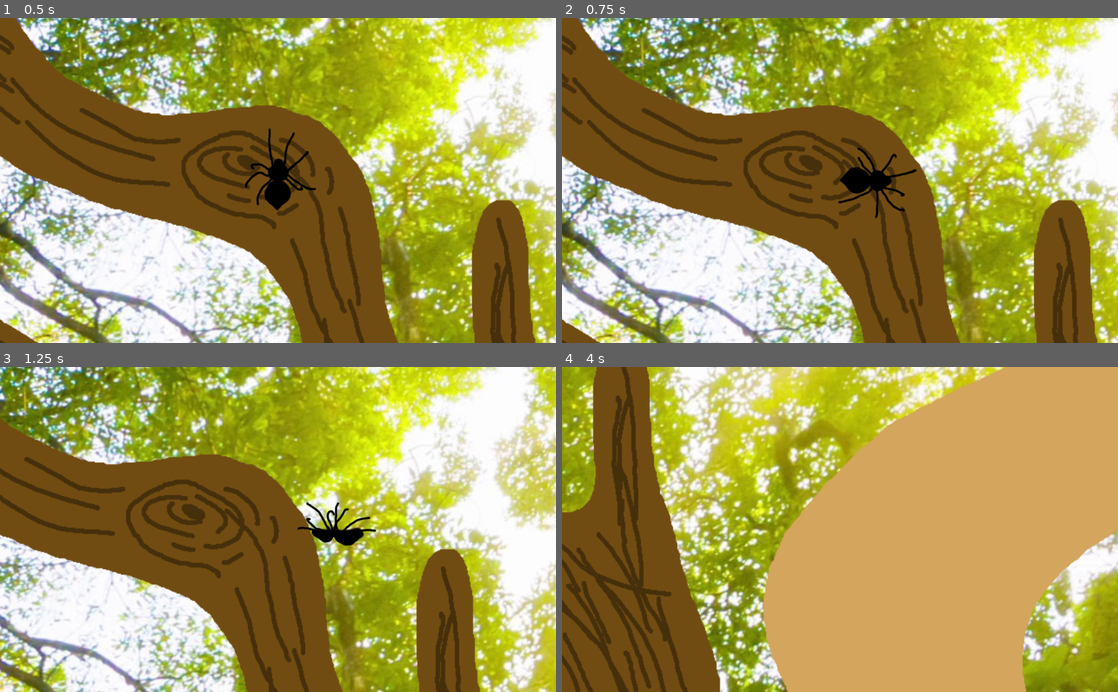
Above: before the commit, frames 1-4 (two rows, left to right).
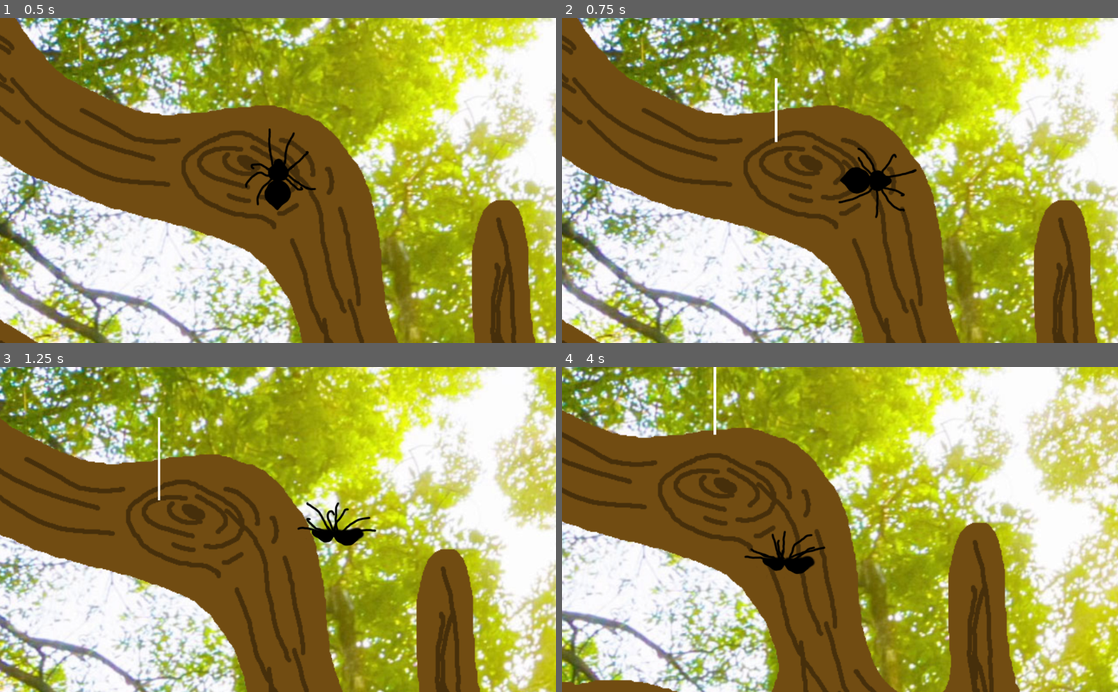
Above: after the commit, the same moments.

Repository: MarmotaGames/aracnotopia
Game: Godot game, scene res://levels/main/main.tscn
Two runs of this game, one before a commit and one after it. Both use one fixed random seed, a clock stepped at 60 frames per second and the inputs below.
Inputs (mouse positions are in pixels of both pictures, inside the frame that each line leads up to):
- Up to frame 1 (0.5 s): no input
- Up to frame 2 (0.75 s): tap Enter at 0.5 s; move the mouse to (962, 164) at 0.52 s; press the mouse at (962, 164) at 0.53 s; hold Right (ui_right) from 0.53 s (still down)
- Up to frame 3 (1.25 s): keep holding Right (ui_right)
- Up to frame 4 (4 s): move the mouse to (728, 545) at 1.27 s; release Right (ui_right) at 1.28 s; release the mouse at (728, 545) at 1.28 s; hold Down (ui_down) 1.28-2.03 s; tap Ctrl (attachOrDetachFromArea) at 1.35 s; click (728, 545) at 1.55 s; move the mouse to (895, 458) at 2.02 s; press the mouse at (895, 458) at 2.03 s; hold Right (ui_right) 2.03-2.78 s; tap L (excreteOrLeaveWeb) at 2.1 s; move the mouse to (812, 594) at 2.77 s; release the mouse at (812, 594) at 2.78 s; hold Up (ui_up) 2.78-3.53 s; click (812, 594) at 2.85 s; move the mouse to (1006, 578) at 3.52 s; press the mouse at (1006, 578) at 3.53 s; hold Left (ui_left) from 3.53 s (still down)

Frame 1 is identical in both runs. In frame 2, 0.1% of the frame differs, in the area x 38-39%, y 18-39%; in frame 3, 0.1%; in frame 4, 93%, in the area x 0-100%, y 0-100%.
Error after the commit: Attempt to call function 'get_global_position' in base 'null instance' on a null instance. (res://web/Web.gd:68)

Commit message:
Create the web launch mechanic and the attachment with the stone

Diff:
--- a/GodotProject/areas/ContactArea.gd
+++ b/GodotProject/areas/ContactArea.gd
@@ -1,6 +1,9 @@
 extends Area2D
 
 onready var spiderNode = get_node("../../Spider")
+onready var stonePinJointNode
+onready var webNode
+onready var webPinJointNode
 
 func _on_ContactArea_area_entered(area):
 #	print(area.name, " entrouuu")
@@ -13,3 +16,16 @@
 		spiderNode.spiderInArea = false
 		if not spiderNode.spiderOnWeb:
 			spiderNode.fall = true
+
+func _on_StoneArea_area_entered(area):
+	if area.name == "WebArea":
+		stonePinJointNode = get_node("../PinJoint2D")
+		webNode = get_node("../../Web")
+		webPinJointNode = get_node("../../Web/PinJoint2D")
+
+		spiderNode.spiderOnWeb = true
+		spiderNode.spiderIsLaunchingWeb = false
+		stonePinJointNode.set_node_b("../../Web")
+		webPinJointNode.set_node_b("../../Spider")
+
+		webNode.set_gravity_scale(5)
--- a/GodotProject/levels/newWebTest/launchWebTest.tscn
+++ b/GodotProject/levels/newWebTest/launchWebTest.tscn
@@ -9,6 +9,7 @@
 [node name="Spider" parent="." index="0" instance=ExtResource( 1 )]
 
 position = Vector2( 225.855, 442.582 )
+z_index = 1
 _sections_unfolded = [ "Collision", "Linear", "Transform", "Z Index" ]
 
 [node name="Plataforma" parent="." index="1" instance=ExtResource( 2 )]
@@ -20,7 +21,7 @@
 
 [node name="Plataforma2" parent="." index="2" instance=ExtResource( 2 )]
 
-position = Vector2( 503.709, 475 )
+position = Vector2( 751.692, 475 )
 scale = Vector2( 3.5, 3.5 )
 z_index = -1
 _sections_unfolded = [ "Region", "Transform", "Visibility", "Z Index" ]
@@ -39,3 +40,6 @@
 
 position = Vector2( 769.933, 265 )
 _sections_unfolded = [ "Collision", "Transform" ]
+
+
+[editable path="Stone"]
--- a/GodotProject/levels/newWebTest/stretchAndMomentumTest.tscn
+++ b/GodotProject/levels/newWebTest/stretchAndMomentumTest.tscn
@@ -1,12 +1,18 @@
-[gd_scene load_steps=6 format=2]
+[gd_scene load_steps=8 format=2]
 
 [ext_resource path="res://objects/Ball.tscn" type="PackedScene" id=1]
 [ext_resource path="res://objects/Stone.tscn" type="PackedScene" id=2]
 [ext_resource path="res://objects/Plataforma.tscn" type="PackedScene" id=3]
-[ext_resource path="res://web/Web.tscn" type="PackedScene" id=4]
-[ext_resource path="res://player/Player_rigido.tscn" type="PackedScene" id=5]
+[ext_resource path="res://web/Web.gd" type="Script" id=4]
+[ext_resource path="res://assets/web/newWeb.png" type="Texture" id=5]
+[ext_resource path="res://player/Player_rigido.tscn" type="PackedScene" id=6]
 
-[node name="Node2D" type="Node2D" index="0"]
+[sub_resource type="RectangleShape2D" id=1]
+
+custom_solver_bias = 0.0
+extents = Vector2( 7.5, 116.6 )
+
+[node name="Node2D" type="Node2D"]
 
 [node name="Ball" parent="." index="0" instance=ExtResource( 1 )]
 
@@ -14,23 +20,85 @@
 
 [node name="Stone" parent="." index="1" instance=ExtResource( 2 )]
 
+_sections_unfolded = [ "Collision", "Z Index" ]
+
+[node name="PinJoint2D" parent="Stone" index="2"]
+
+node_b = NodePath("../../Web")
+
 [node name="Plataforma" parent="." index="2" instance=ExtResource( 3 )]
 
 position = Vector2( 755.884, 340.736 )
 
-[node name="Web" parent="." index="3" instance=ExtResource( 4 )]
+[node name="Web" type="RigidBody2D" parent="." index="3"]
 
 position = Vector2( 355.1, 167.358 )
+input_pickable = false
 collision_layer = 16
 collision_mask = 16
+mode = 0
+mass = 250.0
+friction = 1.0
+bounce = 0.0
+gravity_scale = 5.0
+custom_integrator = false
+continuous_cd = 0
+contacts_reported = 0
+contact_monitor = false
+sleeping = false
+can_sleep = true
+linear_velocity = Vector2( 0, 0 )
+linear_damp = 0.1
 angular_velocity = 16.0
-_sections_unfolded = [ "Angular", "Applied Forces", "Collision", "Linear", "Pickable", "Transform" ]
+angular_damp = 0.1
+script = ExtResource( 4 )
+_sections_unfolded = [ "Angular", "Applied Forces", "Collision", "Linear", "Pickable", "Transform", "Z Index" ]
+stretchSpeed = 5
+inferiorStretchLimit = 0.35
+superiorStretchLimit = 1.5
+launchLimit = 50
 
-[node name="PinJoint2D" parent="Web" index="2"]
+[node name="Sprite" type="Sprite" parent="Web" index="0"]
 
+scale = Vector2( 0.3, 0.8 )
+texture = ExtResource( 5 )
+_sections_unfolded = [ "Transform" ]
+
+[node name="Position2D" type="Position2D" parent="Web/Sprite" index="0"]
+
+position = Vector2( 0, 105.954 )
+scale = Vector2( 1, 1.25 )
+_sections_unfolded = [ "Transform" ]
+
+[node name="Position2DTop" type="Position2D" parent="Web/Sprite" index="1"]
+
+position = Vector2( 0, -116.5 )
+scale = Vector2( 3.33333, 1.25 )
+_sections_unfolded = [ "Transform" ]
+
+[node name="Position2DBottom" type="Position2D" parent="Web/Sprite" index="2"]
+
+position = Vector2( 0, 116.5 )
+scale = Vector2( 3.33333, 1.25 )
+_sections_unfolded = [ "Transform" ]
+
+[node name="CollisionShape2D" type="CollisionShape2D" parent="Web" index="1"]
+
+scale = Vector2( 0.3, 0.8 )
+shape = SubResource( 1 )
+_sections_unfolded = [ "Transform" ]
+
+[node name="PinJoint2D" type="PinJoint2D" parent="Web" index="2"]
+
+position = Vector2( -0.0472565, 84.8039 )
+node_a = NodePath("..")
 node_b = NodePath("../../Spider")
+bias = 0.9
+disable_collision = true
+softness = 0.0
+_sections_unfolded = [ "Transform" ]
 
-[node name="Spider" parent="." index="4" instance=ExtResource( 5 )]
+[node name="Spider" parent="." index="4" instance=ExtResource( 6 )]
 
 position = Vector2( 355.807, 251.607 )
 rotation = 3.14159
@@ -39,4 +107,4 @@
 _sections_unfolded = [ "Angular", "Applied Forces", "Collision", "Linear", "Transform" ]
 
 
-[editable path="Web"]
+[editable path="Stone"]
--- a/GodotProject/objects/Ball.tscn
+++ b/GodotProject/objects/Ball.tscn
@@ -2,14 +2,13 @@
 
 [ext_resource path="res://objects/Ball.gd" type="Script" id=1]
 [ext_resource path="res://assets/web/Ball.png" type="Texture" id=2]
-
 
 [sub_resource type="CircleShape2D" id=1]
 
 custom_solver_bias = 0.0
 radius = 12.0
 
-[node name="Ball" type="KinematicBody2D" index="0"]
+[node name="Ball" type="KinematicBody2D"]
 
 input_pickable = false
 collision_layer = 16
--- a/GodotProject/objects/Stone.tscn
+++ b/GodotProject/objects/Stone.tscn
@@ -1,8 +1,14 @@
-[gd_scene load_steps=3 format=2]
+[gd_scene load_steps=5 format=2]
 
 [ext_resource path="res://icon.png" type="Texture" id=1]
+[ext_resource path="res://areas/ContactArea.gd" type="Script" id=2]
 
 [sub_resource type="RectangleShape2D" id=1]
+
+custom_solver_bias = 0.0
+extents = Vector2( 31, 31 )
+
+[sub_resource type="RectangleShape2D" id=2]
 
 custom_solver_bias = 0.0
 extents = Vector2( 31, 31 )
@@ -27,14 +33,33 @@
 [node name="CollisionShape2D" type="CollisionShape2D" parent="." index="1"]
 
 shape = SubResource( 1 )
+disabled = true
 
 [node name="PinJoint2D" type="PinJoint2D" parent="." index="2"]
 
-position = Vector2( 0, 16.5856 )
+position = Vector2( -0.475647, 29.4282 )
 z_index = 1
 node_a = NodePath("..")
-node_b = NodePath("../../Web")
+node_b = NodePath("")
 bias = 0.9
 disable_collision = true
 softness = 0.0
 _sections_unfolded = [ "Transform", "Z Index" ]
+
+[node name="StoneArea" type="Area2D" parent="." index="3"]
+
+input_pickable = true
+gravity_vec = Vector2( 0, 1 )
+gravity = 98.0
+linear_damp = 0.1
+angular_damp = 1.0
+audio_bus_override = false
+audio_bus_name = "Master"
+script = ExtResource( 2 )
+_sections_unfolded = [ "Collision" ]
+
+[node name="CollisionShape2D" type="CollisionShape2D" parent="StoneArea" index="0"]
+
+shape = SubResource( 2 )
+
+[connection signal="area_entered" from="StoneArea" to="StoneArea" method="_on_StoneArea_area_entered"]
--- a/GodotProject/player/Player_rigido.gd
+++ b/GodotProject/player/Player_rigido.gd
@@ -1,11 +1,15 @@
 extends RigidBody2D
 
+onready var web_scene = preload("res://web//Web.tscn")
 onready var webNode
 onready var pinJointNode
 onready var positionNode
 
+var webInstance
 var spiderInArea = true
 var spiderOnWeb = false
+var spiderIsLaunchingWeb = false
+
 var fallInit = true
 var fall = false
 var init = false
@@ -17,9 +21,7 @@
 
 func _ready():
 	if spiderOnWeb:
-		webNode = get_node("../Web")
-		pinJointNode = get_node("../Web/PinJoint2D")
-		positionNode = get_node("../Web/Sprite/Position2D")
+		loadWebNodes()
 
 	init = true
 
@@ -49,14 +51,34 @@
 	update_direction()
 	update_rotation()
 
-	if 1 in dirKeys and not fall:
-		#Verifica se alguma das teclas direcionais está apertada
-		#e processa o movimento
-		set_linear_velocity(direction.normalized()*speed)
-	else:
-		if not fall:
+	if not fall:
+		if 1 in dirKeys and not fall:
+			#Verifica se alguma das teclas direcionais está apertada
+			#e processa o movimento
+			set_linear_velocity(direction.normalized()*speed)
+		else:
 			set_linear_velocity(Vector2(0,0))
 
+	if not spiderOnWeb:
+		if Input.is_action_pressed("launchWeb"):
+			if spiderIsLaunchingWeb:
+				webNode.stretch("launch")
+			else:
+				spiderIsLaunchingWeb = true
+
+				webInstance = web_scene.instance()
+				get_parent().add_child(webInstance)
+				loadWebNodes()
+
+				var webPosition = self.global_position
+				webPosition.y -= 56
+				webNode.position = webPosition
+				webNode.set_gravity_scale(0)
+	#			pinJointNode.set_node_b("../../Spider")
+
+		elif Input.is_action_just_released("launchWeb"):
+			spiderIsLaunchingWeb = false
+			webInstance.queue_free()
 
 func update_direction():
 	if Input.is_action_pressed("ui_up") and not fall:
@@ -149,3 +171,12 @@
 				self.rotation_degrees = 90
 			if direction.y == 1:
 				self.rotation_degrees = 45
+
+func loadWebNodes():
+#	webNode = get_node("Web")
+#	pinJointNode = get_node("Web/PinJoint2D")
+#	positionNode = get_node("Web/Sprite/Position2D")
+
+	webNode = get_node("../Web")
+	pinJointNode = get_node("../Web/PinJoint2D")
+	positionNode = get_node("../Web/Sprite/Position2D")
--- a/GodotProject/project.godot
+++ b/GodotProject/project.godot
@@ -42,6 +42,8 @@
  ]
 debug=[ Object(InputEventKey,"resource_local_to_scene":false,"resource_name":"","device":0,"alt":false,"shift":false,"control":false,"meta":false,"command":false,"pressed":false,"scancode":81,"unicode":0,"echo":false,"script":null)
  ]
+launchWeb=[ Object(InputEventMouseButton,"resource_local_to_scene":false,"resource_name":"","device":0,"alt":false,"shift":false,"control":false,"meta":false,"command":false,"button_mask":0,"position":Vector2( 0, 0 ),"global_position":Vector2( 0, 0 ),"factor":1.0,"button_index":1,"pressed":false,"doubleclick":false,"script":null)
+ ]
 
 [rendering]
 
--- a/GodotProject/web/Web.gd
+++ b/GodotProject/web/Web.gd
@@ -1,15 +1,18 @@
 extends RigidBody2D
 
 onready var spiderNode = get_node("../Spider")
+onready var stonePinJointNode = get_node("../Stone/PinJoint2D")
 
 var isStretching = false
 
 export var stretchSpeed = 5
 export var inferiorStretchLimit = 0.35
 export var superiorStretchLimit = 1.5
+export var launchLimit = 50
 
-func _ready():
-	spiderNode.spiderOnWeb = true
+#func _ready():
+#	spiderNode.spiderOnWeb = true
+#	spiderNode.spiderIsLaunchingWeb = true
 
 func _physics_process(delta):
 	if spiderNode.spiderOnWeb:
@@ -19,6 +22,8 @@
 			stretch("up")
 		else:
 			isStretching = false
+#	elif spiderNode.spiderIsLaunchingWeb:
+#		stretch("launch")
 
 	if Input.is_action_just_pressed("excreteOrLeaveWeb"):
 		if spiderNode.spiderOnWeb:
@@ -40,9 +45,12 @@
 		scale.y += 0.001*stretchSpeed
 	elif direction == "up" and scale.y > inferiorStretchLimit:
 		scale.y -= 0.001*stretchSpeed
+	elif direction == "launch" and scale.y < launchLimit:
+		scale.y += 0.001*stretchSpeed
 
 	$Sprite.set_scale(scale)
 	$CollisionShape2D.set_scale(scale)
+#	$WebArea/CollisionShape2D.set_scale(scale)
 
 	positionSprite(direction, scale)
 
@@ -53,25 +61,26 @@
 	if spriteScale.y > superiorStretchLimit or spriteScale.y < inferiorStretchLimit:
 		return
 
-#	var yMagicNumber = (0.116-((abs(rot)/10)*0.0130 - 0.022))*3
-#	var xMagicNumber = (0.0055-(((abs(rot)/10)*0.0115 - 0.040)/100)*1.3)*rot
-
-#	var bottomPosition = $Sprite/Position2DBottom.get_global_position()
 #	var rayVector = spritePosition - topPosition
 #	var rayModule = sqrt(pow(rayVector.x, 2) + pow(rayVector.y, 2))
 #	var webVector = bottomPosition - topPosition
 
+	var stonePinJointPosition = stonePinJointNode.get_global_position()
+	var spiderPosition = spiderNode.get_global_position()
+
+	var bottomPosition = $Sprite/Position2DBottom.get_global_position()
 	var topPosition = $Sprite/Position2DTop.get_global_position()
-	var stonePinJointPosition = get_node("../Stone/PinJoint2D").get_global_position()
+
 	var topDifference = stonePinJointPosition - topPosition
+	var botDifference = spiderPosition - bottomPosition
 
 	var spritePosition = $Sprite.get_global_position()
-	if direction == "down":
+	if direction == "down" or direction == "up":
 		spritePosition.y += topDifference.y
 		spritePosition.x += topDifference.x
-	elif direction == "up":
-		spritePosition.y += topDifference.y
-		spritePosition.x += topDifference.x
+	elif direction == "launch":
+		spritePosition.y += botDifference.y
+		spritePosition.x += botDifference.x
 
 	$Sprite.set_global_position(spritePosition)
 	$CollisionShape2D.set_global_position(spritePosition)
--- a/GodotProject/web/Web.tscn
+++ b/GodotProject/web/Web.tscn
@@ -1,20 +1,23 @@
-[gd_scene load_steps=6 format=2]
+[gd_scene load_steps=5 format=2]
 
 [ext_resource path="res://web/Web.gd" type="Script" id=1]
 [ext_resource path="res://assets/web/newWeb.png" type="Texture" id=2]
-[ext_resource path="res://web/WebTipPosition.tscn" type="PackedScene" id=3]
-[ext_resource path="res://icon.png" type="Texture" id=4]
+
+[sub_resource type="RectangleShape2D" id=2]
+
+custom_solver_bias = 0.0
+extents = Vector2( 7.5, 116.5 )
 
 [sub_resource type="RectangleShape2D" id=1]
 
 custom_solver_bias = 0.0
-extents = Vector2( 7.5, 116.6 )
+extents = Vector2( 7.5, 116.5 )
 
 [node name="Web" type="RigidBody2D"]
 
 input_pickable = false
-collision_layer = 0
-collision_mask = 0
+collision_layer = 16
+collision_mask = 16
 mode = 0
 mass = 250.0
 friction = 1.0
@@ -35,15 +38,18 @@
 stretchSpeed = 5
 inferiorStretchLimit = 0.35
 superiorStretchLimit = 1.5
+launchLimit = 50
 
 [node name="Sprite" type="Sprite" parent="." index="0"]
 
-scale = Vector2( 0.3, 0.8 )
+scale = Vector2( 0.3, 0.45 )
 texture = ExtResource( 2 )
 _sections_unfolded = [ "Transform" ]
 
-[node name="Position2D" parent="Sprite" index="0" instance=ExtResource( 3 )]
+[node name="Position2D" type="Position2D" parent="Sprite" index="0"]
 
+position = Vector2( 0, 105.954 )
+scale = Vector2( 1, 1.25 )
 _sections_unfolded = [ "Transform" ]
 
 [node name="Position2DTop" type="Position2D" parent="Sprite" index="1"]
@@ -52,28 +58,39 @@
 scale = Vector2( 3.33333, 1.25 )
 _sections_unfolded = [ "Transform" ]
 
-[node name="Sprite" type="Sprite" parent="Sprite/Position2DTop" index="0"]
-
-visible = false
-scale = Vector2( 0.05, 0.05 )
-texture = ExtResource( 4 )
-_sections_unfolded = [ "Transform" ]
-
 [node name="Position2DBottom" type="Position2D" parent="Sprite" index="2"]
 
 position = Vector2( 0, 116.5 )
 scale = Vector2( 3.33333, 1.25 )
 _sections_unfolded = [ "Transform" ]
 
+[node name="WebArea" type="Area2D" parent="Sprite" index="3"]
+
+scale = Vector2( 3.33333, 2.22222 )
+input_pickable = true
+gravity_vec = Vector2( 0, 1 )
+gravity = 98.0
+linear_damp = 0.1
+angular_damp = 1.0
+audio_bus_override = false
+audio_bus_name = "Master"
+
+[node name="CollisionShape2D" type="CollisionShape2D" parent="Sprite/WebArea" index="0"]
+
+scale = Vector2( 0.3, 0.45 )
+shape = SubResource( 2 )
+_sections_unfolded = [ "Transform" ]
+
 [node name="CollisionShape2D" type="CollisionShape2D" parent="." index="1"]
 
-scale = Vector2( 0.3, 0.8 )
+scale = Vector2( 0.3, 0.45 )
 shape = SubResource( 1 )
 _sections_unfolded = [ "Transform" ]
 
 [node name="PinJoint2D" type="PinJoint2D" parent="." index="2"]
 
-position = Vector2( -0.0472565, 84.8039 )
+position = Vector2( -0.0556889, 47.6683 )
+scale = Vector2( 0.3, 0.3 )
 node_a = NodePath("..")
 node_b = NodePath("")
 bias = 0.9
--- a/GodotProject/web/WebTipPosition.tscn
+++ /dev/null
@@ -1,14 +0,0 @@
-[gd_scene load_steps=2 format=2]
-
-[ext_resource path="res://icon.png" type="Texture" id=1]
-
-[node name="Position2D" type="Position2D"]
-
-position = Vector2( 0, 105.954 )
-scale = Vector2( 1, 1.25 )
-
-[node name="Sprite" type="Sprite" parent="." index="0"]
-
-scale = Vector2( 0.114981, 0.125492 )
-texture = ExtResource( 1 )
-_sections_unfolded = [ "Transform" ]
